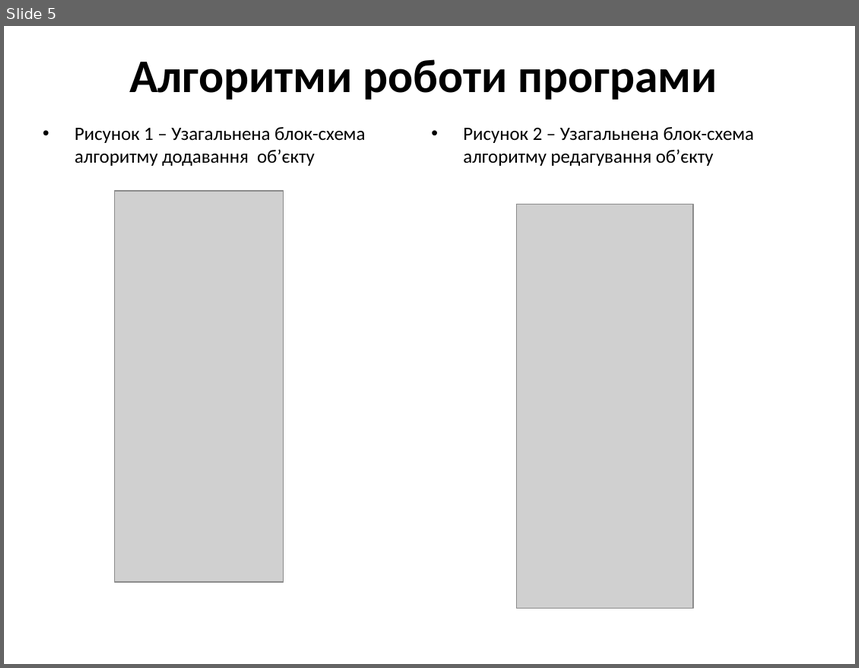
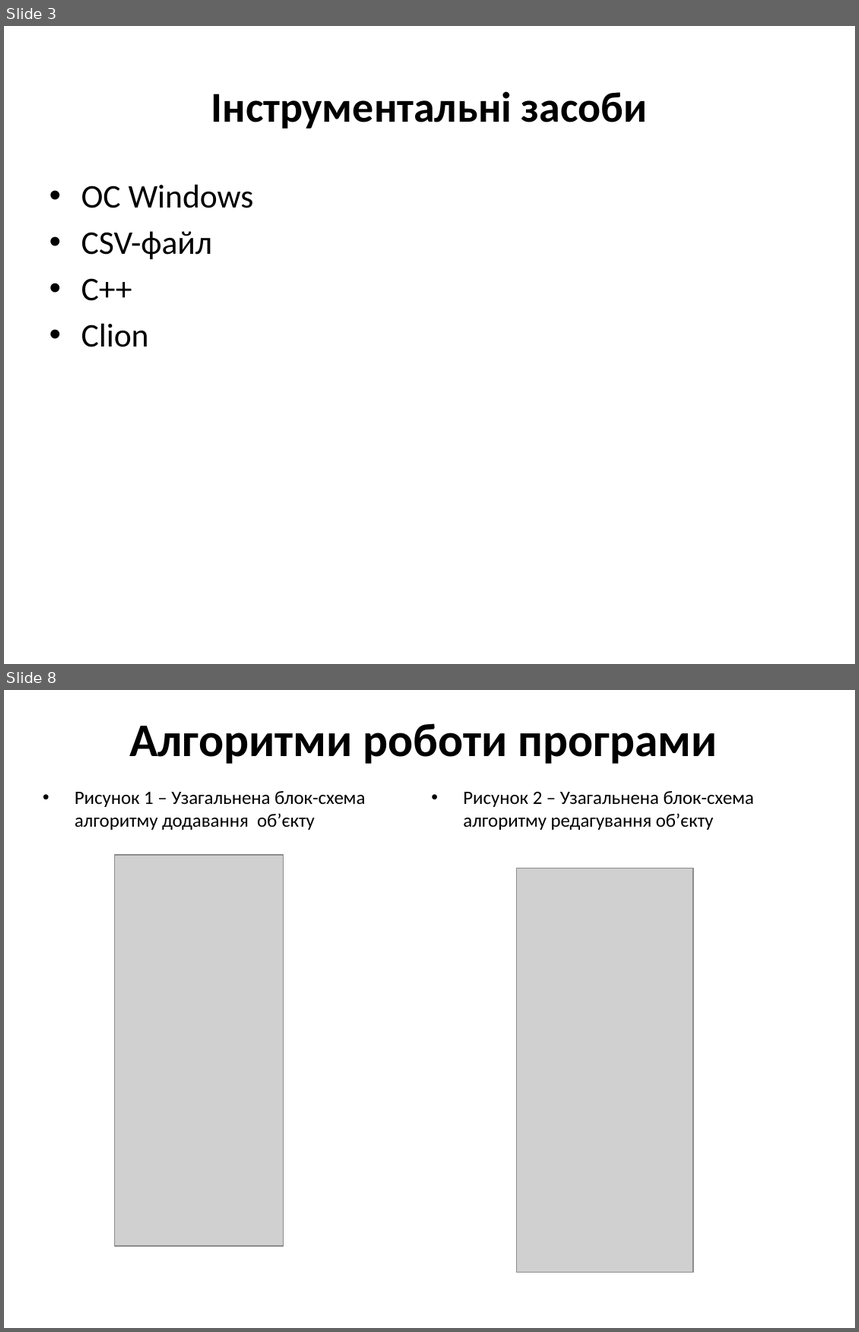
Before and after one commit to maksimkir/Kursova, a slide deck: documentation/Презентація.pptx. Shown one above the other, each under a label of ours: slide 5 before the commit, slides 3 and 8 after it; the slides between them are not shown. The pictures are 859x668 and 859x1332 pixels, drawn with LibreOffice and Linux fonts; fonts in the diff are those of the drawing; grey boxes stand for pictures. Boxes give left, top, right and bottom in pixels: in the first picture for what was removed or moved away, otherwise in the second. Text is boxed around its words. In the diff, an @@ line names an element or a change of style, - is before the commit and + after.

```diff
--- a/documentation/Презентація.pptx
+++ b/documentation/Презентація.pptx
@@ slide 3 added at [4, 26, 855, 664], background #FFFFFF @@
@@ title added at [211, 91, 648, 129], 36 pt, text #000000, bold @@
+Інструментальні засоби
@@ text added at [82, 184, 254, 347], 28 pt, text #000000 @@
+• OC Windows
+• CSV-файл
+• С++
+• Clion
@@ what was slide 5 is now slide 8 @@
```
Also in this commit, not shown: 5 slides changed, 5 other slides added, 3 slides removed, 2 other files.
